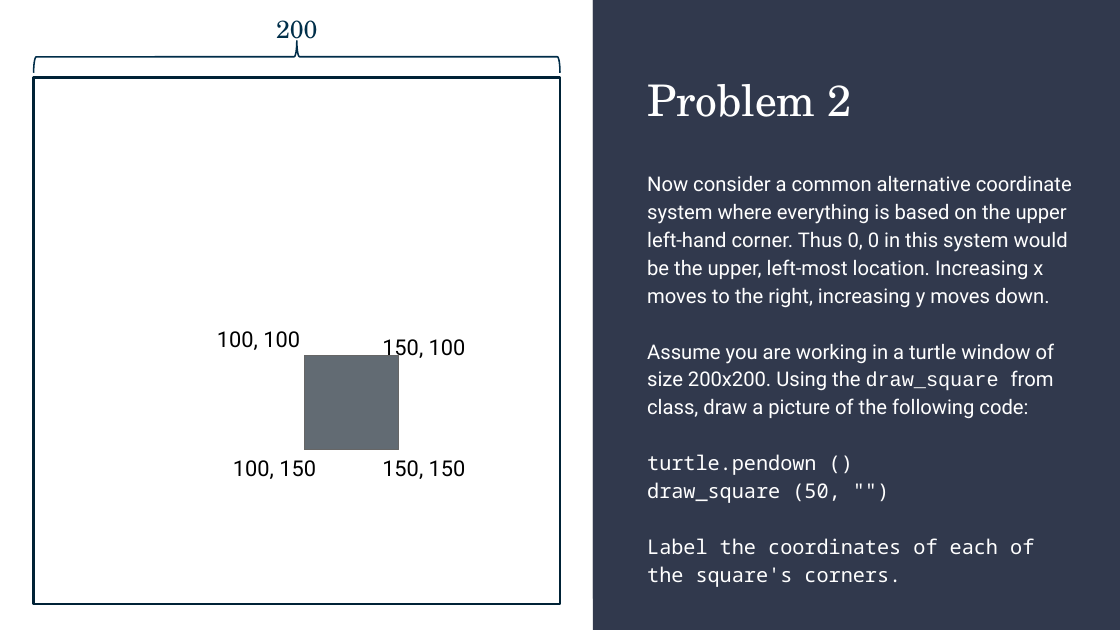
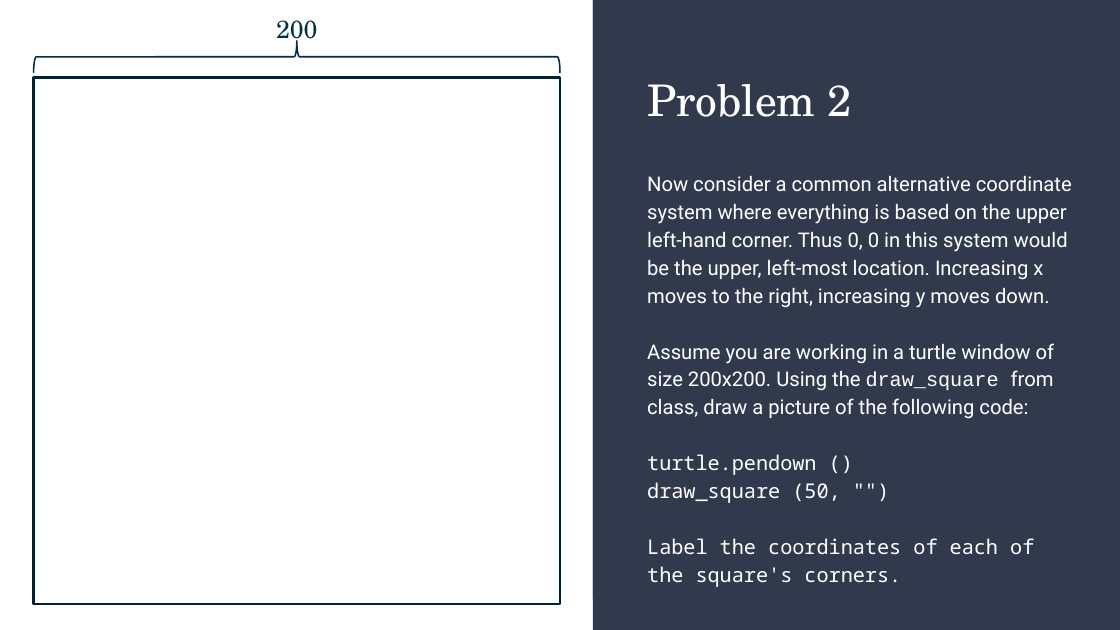
Before and after one commit to kxkcad/unit1-activities, a slide deck: slide 5 of 3.1 Activity-PSS_ Turtle.pptx. Drawn at 1120x630 pixels with LibreOffice and Linux fonts; fonts in the diff are those of the drawing. Boxes give left, top, right and bottom in pixels: in the first picture for what was removed or moved away, otherwise in the second. Text is boxed around its words. In the diff, an @@ line names an element or a change of style, - is before the commit and + after.

```diff
--- a/3.1 Activity-PSS_ Turtle.pptx
+++ b/3.1 Activity-PSS_ Turtle.pptx
@@ text removed at [217,331,300,350] @@
-100, 100
@@ rectangle removed at [305,355,399,449] @@
@@ text removed at [382,339,466,361] @@
-150, 100
@@ text removed at [233,460,316,479] @@
-100, 150
@@ text removed at [382,460,466,479] @@
-150, 150
```
Also in this commit, not shown: 1 other slide changed.
